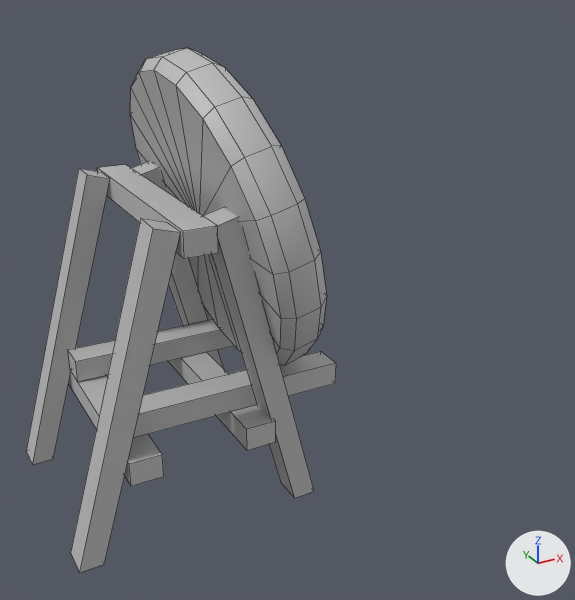
The FBX model GDS_6_Ecliptic/Assets/Models/Saggitarius/Hero_Sag_Target.fbx as it was, and as the next commit left it.
Both versions are drawn from a camera (50 mm lens) standing at (-3.13, -3.34, 2.41) and looking at (-1.34, -0.08, 0.78). The lights are fixed; the arrows at lower right show +X, +Y and +Z. Mesh edges are drawn as thin lines.

The scene before the commit, as lines of its bpy script (objects in view):
```python
ob_back_bar = bpy.data.objects.new('Back_Bar', me_mesh_007)
ob_back_bar.parent = ob_target_stand
ob_back_bar.location = (-35.53, -30.37, 0.0)
ob_back_leg_l = bpy.data.objects.new('Back_Leg_L', me_mesh_005)
ob_back_leg_l.parent = ob_target_stand
ob_back_leg_l.location = (-40.55, 0.0303, -42.79)
ob_back_leg_r = bpy.data.objects.new('Back_Leg_R', me_mesh_001)
ob_back_leg_r.parent = ob_target_stand
ob_back_leg_r.location = (-40.55, 0.0302, 45.53)
ob_front_leg_l = bpy.data.objects.new('Front_Leg_L', me_mesh_006)
ob_front_leg_l.parent = ob_target_stand
ob_front_leg_l.location = (24.03, -0.294, -42.79)
ob_front_leg_r = bpy.data.objects.new('Front_Leg_R', me_mesh_002)
ob_front_leg_r.parent = ob_target_stand
ob_front_leg_r.location = (24.03, -0.294, 45.53)
ob_left_shelf = bpy.data.objects.new('Left_Shelf', me_mesh_004)
ob_left_shelf.parent = ob_target_stand
ob_left_shelf.location = (12.32, -19.15, -28.26)
ob_right_shelf = bpy.data.objects.new('Right_Shelf', me_mesh_003)
ob_right_shelf.parent = ob_target_stand
ob_right_shelf.location = (12.32, -19.27, 31.19)
ob_target = bpy.data.objects.new('Target', me_mesh)
ob_target.location = (-1.698, -0.104, 1.296)
ob_target.rotation_euler = (1.571, 0.0, 0.0)  # degrees (90, 0, 0)
ob_target.scale = (0.01, 0.01, 0.01)
ob_top_bar = bpy.data.objects.new('Top_Bar', me_mesh_009)
ob_top_bar.parent = ob_target_stand
ob_top_bar.location = (-6.613, 65.16, 0.0)
# also in view: 'Front_Bar' at (-1.78, -0.09, 0.43)
```
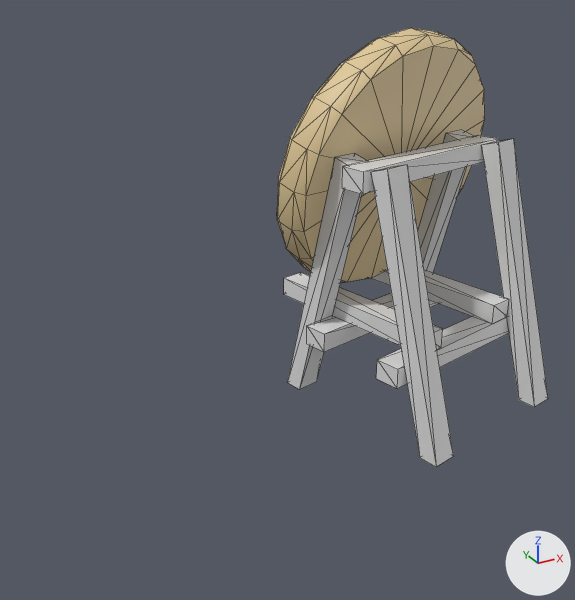
ob_target_stand is not drawn itself; it is the parent of ob_top_bar, ob_back_leg_r, ob_back_leg_l, ob_front_bar, ob_back_bar, ob_right_shelf, ob_left_shelf, ob_front_leg_r.

What differs and where, as boxes [x1, y1, x2, y2] in the pictures (575 x 600 px):
'Target', recoloured, reshaped, moved, turned, rescaled
    before: [130, 48, 327, 365]
    after: [277, 28, 485, 283]
'Back_Leg_R', recoloured, moved, turned, rescaled
    before: [71, 218, 181, 572]
    after: [481, 139, 548, 407]
'Back_Leg_L', recoloured, moved, turned, rescaled
    before: [26, 168, 110, 465]
    after: [371, 165, 454, 467]
'Front_Leg_R', recoloured, moved, turned, rescaled
    before: [204, 207, 314, 498]
    after: [394, 130, 473, 345]
'Right_Shelf', recoloured, moved, turned, rescaled
    before: [133, 351, 336, 438]
    after: [371, 270, 509, 324]
'Front_Leg_L', recoloured, moved, turned, rescaled
    before: [132, 161, 224, 369]
    after: [287, 153, 367, 389]
'Top_Bar', recoloured, moved, turned, rescaled
    before: [97, 165, 218, 259]
    after: [342, 135, 499, 194]
'Left_Shelf', recoloured, moved, turned, rescaled
    before: [68, 319, 234, 382]
    after: [284, 272, 443, 350]
'Back_Bar', recoloured, moved, turned, rescaled
    before: [69, 371, 164, 486]
    after: [376, 317, 509, 388]
'Front_Bar', recoloured, moved, turned, rescaled
    before: [168, 352, 276, 451]
    after: [307, 293, 438, 352]
part 1 of me_mesh, built on
    before: [139, 48, 327, 365]
    after: [277, 28, 482, 283]
part 2 of me_mesh, recoloured
    before: [130, 70, 281, 353]
    after: [304, 46, 485, 282]

The edits, one by one:
Material 'lambert2' (mat_lambert2) changes colour from grey #bcbcbc to light grey #dfdfdf; in linear values from (0.5, 0.5, 0.5) to (0.735, 0.735, 0.735).
Material 'lambert3' (mat_lambert3) is new.
Its base color is (0.738, 0.575, 0.312) (beige #dfc898).
me_mesh is used by ob_target; location (-1.698, -0.104, 1.296); rotation (1.571, 0.0, 0.0), in degrees (90, 0, 0); scale (0.01, 0.01, 0.01).
me_mesh had 82 vertices, 100 faces and spanned x -28.1..28.1, y -74.1..74.1, z -75.0..75.0.
me_mesh now has 82 vertices, 160 faces and spans x -28.1..28.1, y -74.1..74.1, z -75.0..75.0.
Part 1, on me_mesh:
60 faces are deleted.
120 new faces join them.
me_mesh part 2: 40 faces spanning x -28.1..28.1, y -71.6..71.6, z -71.1..71.1 switch from mat_lambert2 (grey #bcbcbc) to mat_lambert3 (beige #dfc897).
Object 'Target_Stand' (ob_target_stand) is rescaled from (0.01, 0.01, 0.01) to (1.0, 1.0, 1.0).
In object 'Target_Stand' (ob_target_stand), parent is now set to ob_hero_sag_target.
Object 'Target_Stand' (ob_target_stand) moves from (-1.958, -0.0898, 0.73) to (-49.38, 72.97, -2.161).
Object 'Target_Stand' (ob_target_stand) turns from (90, 0, 0) to (0, 102, 0) degrees about x, y and z.
Object 'Target' (ob_target) is rescaled from (0.01, 0.01, 0.01) to (1.0, 1.0, 1.0).
In object 'Target' (ob_target), parent is now set to ob_hero_sag_target.
Object 'Target' (ob_target) moves from (-1.698, -0.104, 1.296) to (-49.3, 130.1, -29.4).
Object 'Target' (ob_target) turns from (90, 0, 0) to (0, 102, 0) degrees about x, y and z.
Object 'Hero_Sag_Target' (ob_hero_sag_target) is new.
Its location is (0.0, 0.0, 0.0).
Its rotation in degrees is (90, 0, 0).
Its scale is (0.01, 0.01, 0.01).
